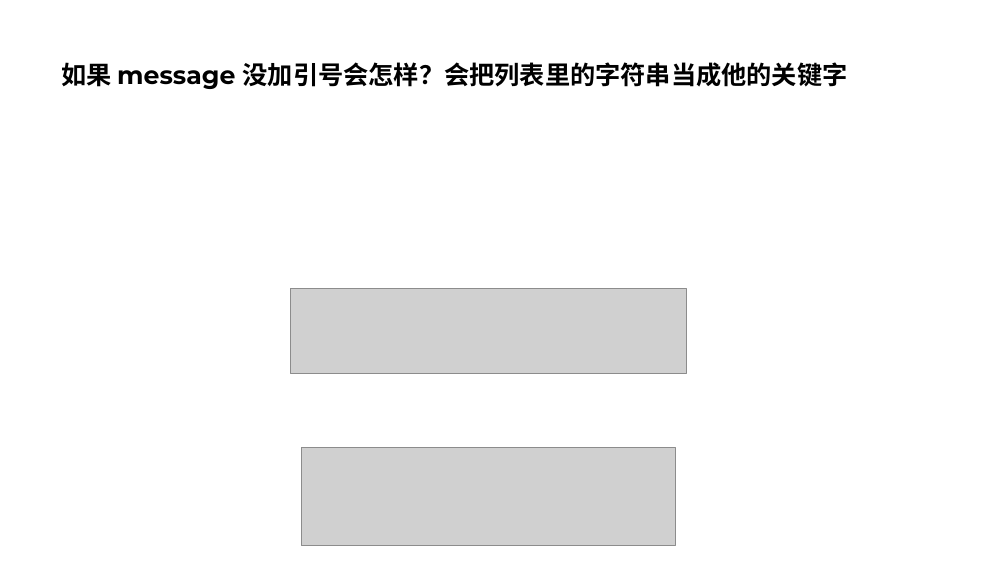
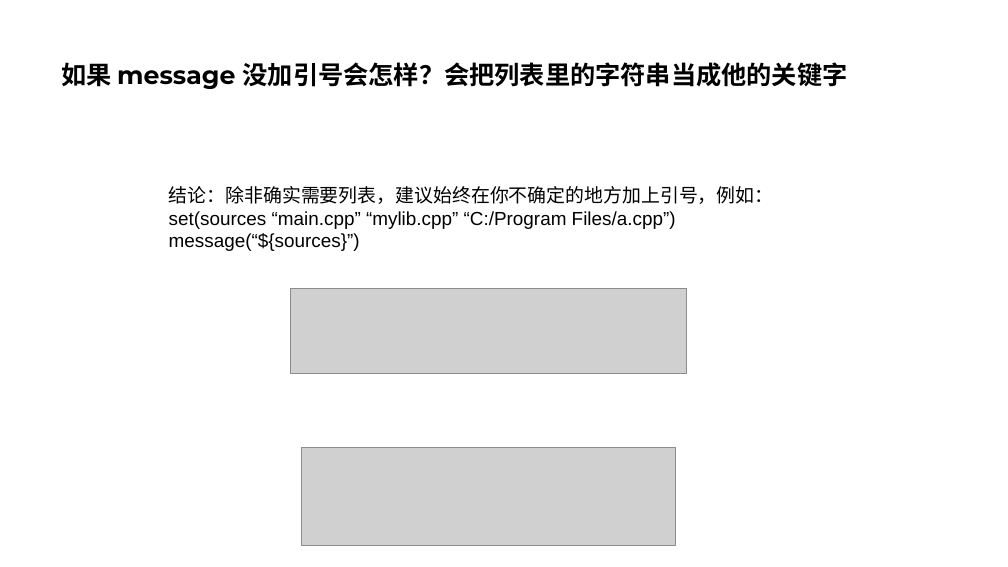
Before and after one commit to parallel101/course, a slide deck: slide 39 of 11/slides.pptx. Drawn at 1008x567 pixels with LibreOffice and Linux fonts; fonts in the diff are those of the drawing; grey boxes stand for pictures. Boxes give left, top, right and bottom in pixels: in the first picture for what was removed or moved away, otherwise in the second. Text is boxed around its words. In the diff, an @@ line names an element or a change of style, - is before the commit and + after.

```diff
--- a/11/slides.pptx
+++ b/11/slides.pptx
@@ text added at (169, 186, 774, 251), 18 pt, text #000000 @@
+结论：除非确实需要列表，建议始终在你不确定的地方加上引号，例如：
+set(sources “main.cpp” “mylib.cpp” “C:/Program Files/a.cpp”)
+message(“${sources}”)
```
Also in this commit, not shown: 1 other slide changed, 18 slides added, 28 other files.
